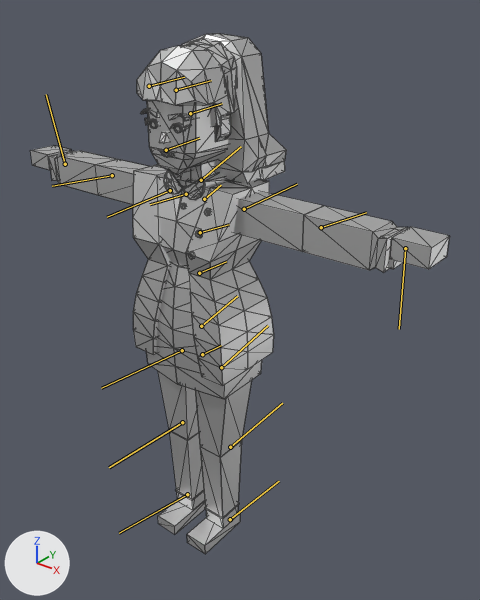
The Blender file nancy.blend, before and after one commit.
Camera for both pictures: a 50 mm lens placed at (1.316, -1.433, 1.866), pointed at (0.116, 0.067, 0.936). Arrows for +X, +Y and +Z are at lower left; the lights stay in place. The bones that bend it are drawn over the model as lines. Mesh edges are drawn as thin lines.

The first picture shows 'SK_citizen_female_01.001'.
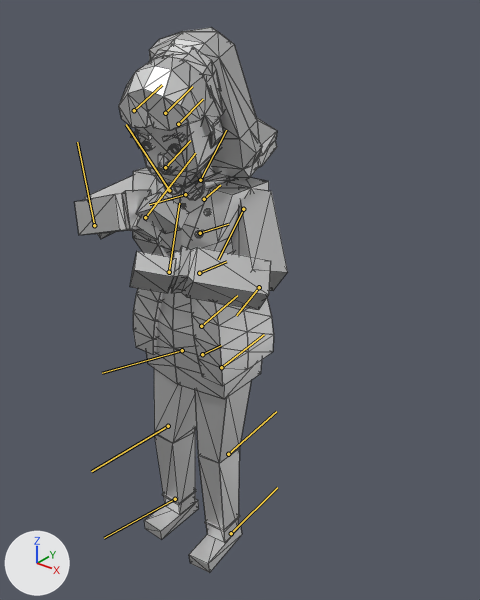
The newer file adds an action. The first version stands in its rest pose; the second is drawn at frame 1 of the action 'nancy_getbook'.

Location of each change, [x1, y1, x2, y2] in pixels of the pictures (480 x 600 px):
'SK_citizen_female_01.001', posed (49% narrower): before [30, 33, 449, 554]; after [75, 27, 287, 573]
bone 'upperarm_l', root to tip: before (244, 209) to (297, 184); after (243, 209) to (218, 259)
bone 'lowerarm_l', root to tip: before (321, 227) to (366, 212); after (259, 287) to (236, 315)
bone 'upperarm_r', root to tip: before (170, 190) to (107, 217); after (169, 190) to (126, 124)
bone 'lowerarm_r', root to tip: before (112, 175) to (52, 186); after (94, 225) to (77, 142)
bone 'hand_r', root to tip: before (65, 164) to (46, 94); after (145, 217) to (195, 153)
bone 'neck_01', root to tip: before (201, 180) to (241, 146); after (200, 180) to (226, 130)
bone 'thigh_l', root to tip: before (221, 367) to (268, 325); after (221, 367) to (264, 334)
bone 'calf_l', root to tip: before (230, 447) to (282, 403); after (228, 454) to (276, 411)
bone 'foot_l', root to tip: before (230, 519) to (279, 481); after (231, 533) to (277, 487)
bone 'thigh_r', root to tip: before (182, 350) to (101, 388); after (182, 350) to (102, 373)
bone 'calf_r', root to tip: before (182, 422) to (109, 467); after (168, 426) to (91, 471)

Diff of the bpy script that builds the scene:
```diff
--- a/nancy.blend.py
+++ b/nancy.blend.py
@@ bone_upperarm_l @@
 bone_upperarm_l = bpy.data.objects['root'].pose.bones['upperarm_l']  # child of 'clavicle_l'
-bone_upperarm_l.rotation_quaternion = (1.0, 0.0, 0.0, 0.0)  # degrees (0, 0, 0)
+bone_upperarm_l.rotation_quaternion = (0.624, -0.65, 0.433, 0.001)  # degrees (-105, 33, -42)
@@ bone_lowerarm_l @@
 bone_lowerarm_l = bpy.data.objects['root'].pose.bones['lowerarm_l']  # child of 'upperarm_l'
-bone_lowerarm_l.rotation_quaternion = (1.0, 0.0, 0.0, 0.0)  # degrees (0, 0, 0)
+bone_lowerarm_l.rotation_quaternion = (0.638, -0.003, 0.756, 0.142)  # degrees (-56, 105, -44)
@@ bone_upperarm_r @@
 bone_upperarm_r = bpy.data.objects['root'].pose.bones['upperarm_r']  # child of 'clavicle_r'
-bone_upperarm_r.rotation_quaternion = (1.0, 0.0, 0.0, 0.0)  # degrees (0, 0, 0)
+bone_upperarm_r.rotation_quaternion = (0.342, -0.729, 0.575, -0.143)  # degrees (-138, 11, -72)
@@ bone_lowerarm_r @@
 bone_lowerarm_r = bpy.data.objects['root'].pose.bones['lowerarm_r']  # child of 'upperarm_r'
-bone_lowerarm_r.rotation_quaternion = (1.0, 0.0, 0.0, 0.0)  # degrees (0, 0, 0)
+bone_lowerarm_r.rotation_quaternion = (0.527, 0.267, 0.789, 0.168)  # degrees (-55, 132, -63)
@@ bone_hand_r @@
 bone_hand_r = bpy.data.objects['root'].pose.bones['hand_r']  # child of 'lowerarm_r'
-bone_hand_r.rotation_quaternion = (1.0, 0.0, 0.0, 0.0)  # degrees (0, 0, 0)
+bone_hand_r.rotation_quaternion = (0.431, 0.891, -0.138, -0.04)  # degrees (129, -3, -16)
@@ bone_neck_01 @@
 bone_neck_01 = bpy.data.objects['root'].pose.bones['neck_01']  # child of 'spine_03'
-bone_neck_01.rotation_quaternion = (1.0, 0.0, 0.0, 0.0)  # degrees (0, 0, 0)
+bone_neck_01.rotation_quaternion = (0.986, 0.08, 0.021, -0.144)  # degrees (9, 4, -16)
@@ bone_thigh_l @@
 bone_thigh_l = bpy.data.objects['root'].pose.bones['thigh_l']  # child of 'pelvis'
-bone_thigh_l.rotation_quaternion = (1.0, 0.0, 0.0, 0.0)  # degrees (0, 0, 0)
+bone_thigh_l.rotation_quaternion = (0.998, 0.025, -0.022, 0.059)  # degrees (3, -3, 7)
@@ bone_calf_l @@
 bone_calf_l = bpy.data.objects['root'].pose.bones['calf_l']  # child of 'thigh_l'
-bone_calf_l.location = (0.0, 0.0, 0.0)
-bone_calf_l.rotation_quaternion = (1.0, 0.0, 0.0, 0.0)  # degrees (0, 0, 0)
+bone_calf_l.location = (-0.1, 0.0, 0.0)
+bone_calf_l.rotation_quaternion = (0.999, 0.01, -0.012, -0.029)  # degrees (1, -1, -3)
@@ bone_foot_l @@
 bone_foot_l = bpy.data.objects['root'].pose.bones['foot_l']  # child of 'calf_l'
-bone_foot_l.rotation_quaternion = (1.0, 0.0, 0.0, 0.0)  # degrees (0, 0, 0)
+bone_foot_l.rotation_quaternion = (0.999, 0.004, -0.016, -0.052)  # degrees (1, -2, -6)
@@ bone_thigh_r @@
 bone_thigh_r = bpy.data.objects['root'].pose.bones['thigh_r']  # child of 'pelvis'
-bone_thigh_r.rotation_quaternion = (1.0, 0.0, 0.0, 0.0)  # degrees (0, 0, 0)
+bone_thigh_r.rotation_quaternion = (0.996, -0.005, -0.023, 0.088)  # degrees (-1, -3, 10)
@@ bone_calf_r @@
 bone_calf_r = bpy.data.objects['root'].pose.bones['calf_r']  # child of 'thigh_r'
-bone_calf_r.location = (0.0, 0.0, 0.0)
-bone_calf_r.rotation_quaternion = (1.0, 0.0, 0.0, 0.0)  # degrees (0, 0, 0)
+bone_calf_r.location = (-0.1, 0.0, 0.0)
+bone_calf_r.rotation_quaternion = (0.995, 0.013, 0.04, -0.087)  # degrees (1, 5, -10)
```
